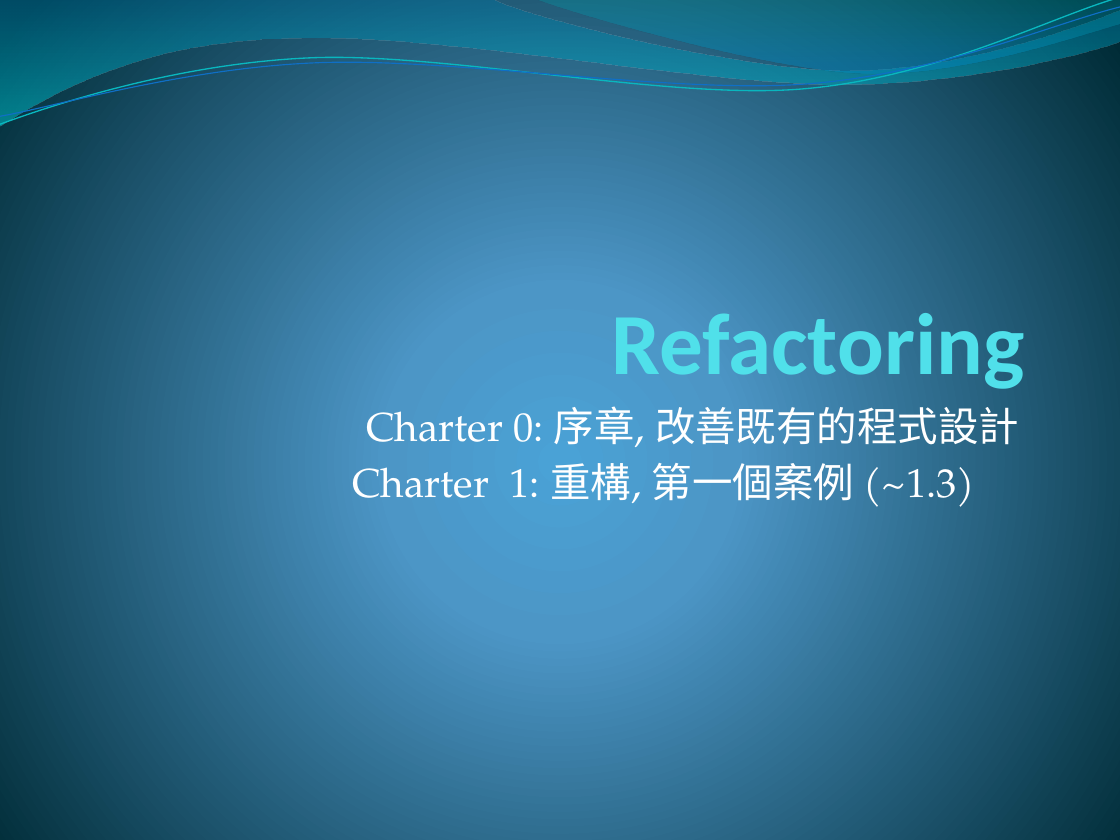
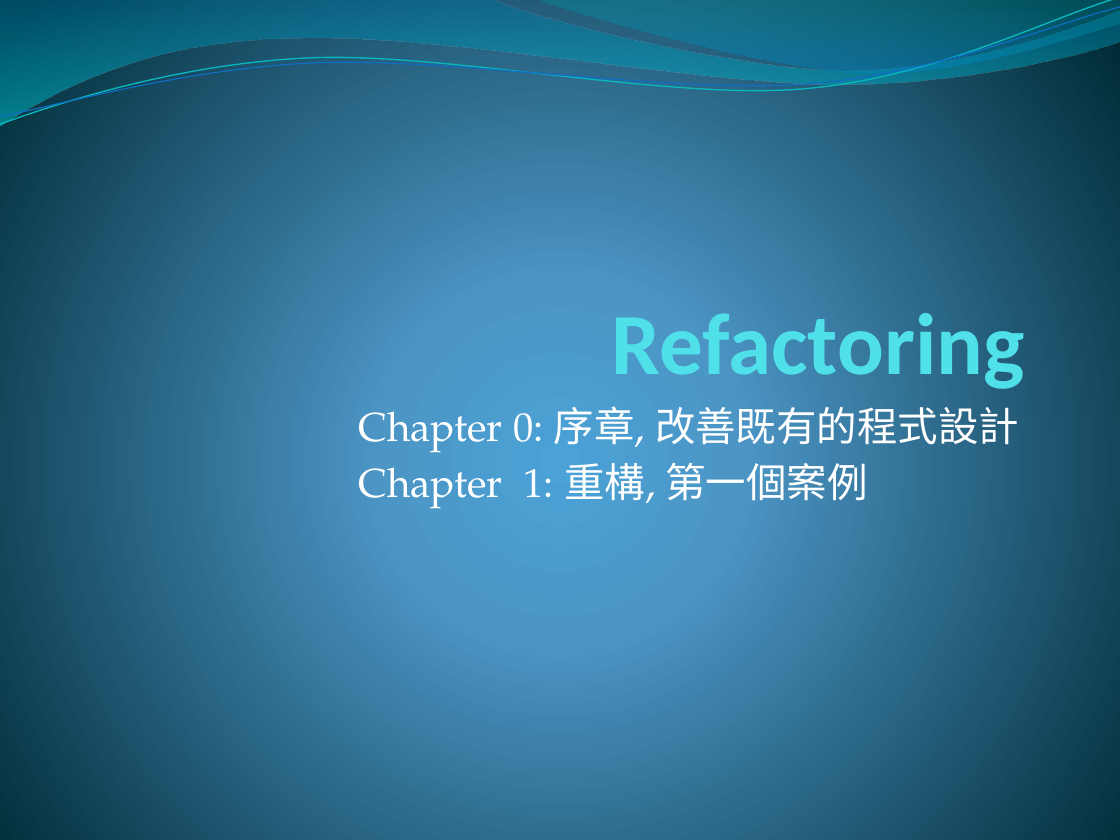
Before and after one commit to DavidLai0927/Assignment, a slide deck: slide 1 of Refactoring/Refactoring 0~1.3.pptx. Drawn at 1120x840 pixels with LibreOffice and Linux fonts; fonts in the diff are those of the drawing. Boxes give left, top, right and bottom in pixels: in the first picture for what was removed or moved away, otherwise in the second. Text is boxed around its words. In the diff, an @@ line names an element or a change of style, - is before the commit and + after.

Commit message:
Refactoring Chapter1 ppt

```diff
--- a/Refactoring/Refactoring 0~1.3.pptx
+++ b/Refactoring/Refactoring 0~1.3.pptx
@@ subtitle at [358,399,1019,509]: text changed @@
-Charter 0: 序章, 改善既有的程式設計
-Charter 1: 重構, 第一個案例 (~1.3)
+Chapter 0: 序章, 改善既有的程式設計
+Chapter 1: 重構, 第一個案例
```
Also in this commit, not shown: 1 other slide changed, 16 slides added.
